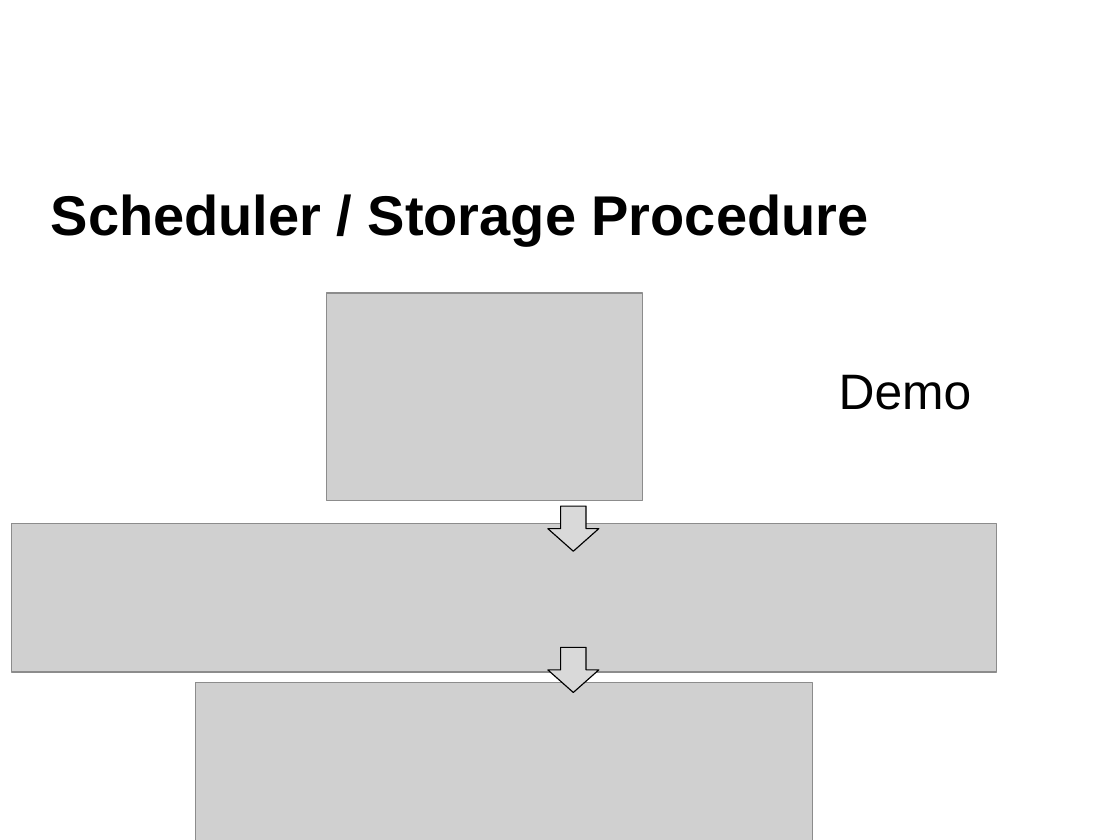
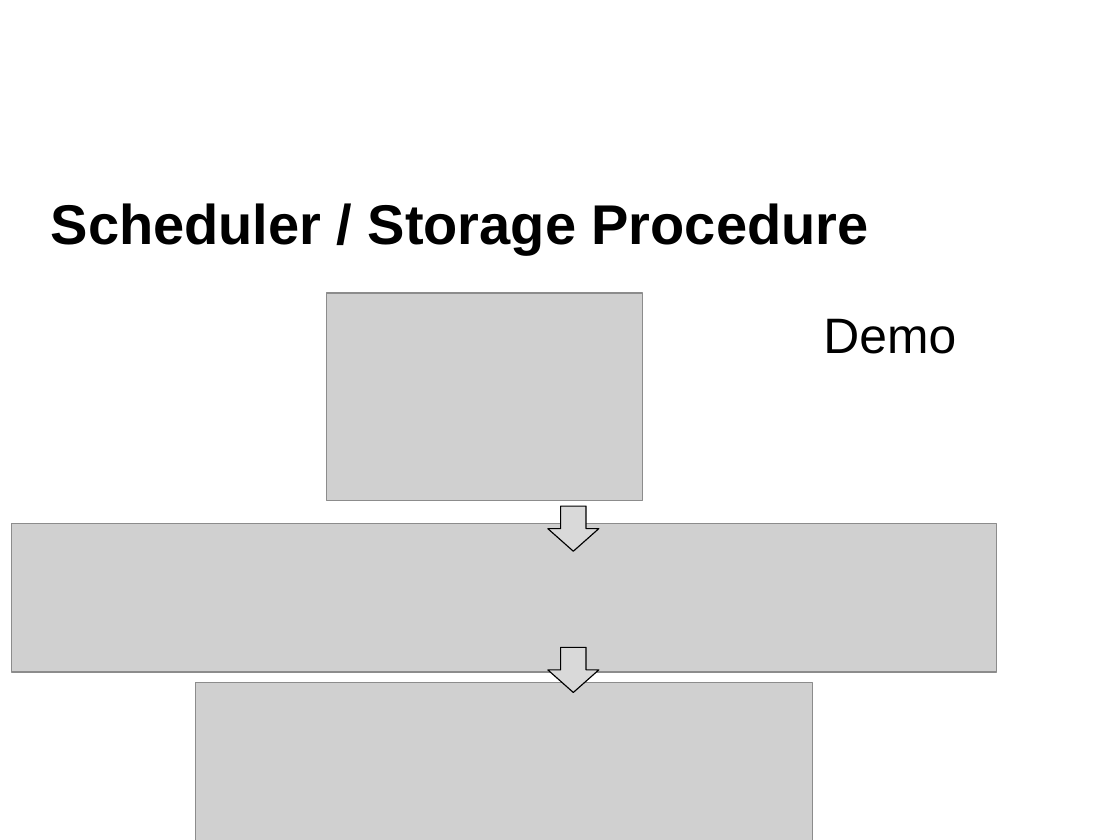
Before and after one commit to ahsansajidkhan/group15project, a slide deck: slide 13 of Canadian Climate Action Tracker_Ahsan_Ajmery_Nafisa_Li_Liu.pptx. Drawn at 1120x840 pixels with LibreOffice and Linux fonts; fonts in the diff are those of the drawing; grey boxes stand for pictures; background and template pictures are left out. Boxes give left, top, right and bottom in pixels: in the first picture for what was removed or moved away, otherwise in the second. Text is boxed around its words. In the diff, an @@ line names an element or a change of style, - is before the commit and + after.

```diff
--- a/Canadian Climate Action Tracker_Ahsan_Ajmery_Nafisa_Li_Liu.pptx
+++ b/Canadian Climate Action Tracker_Ahsan_Ajmery_Nafisa_Li_Liu.pptx
@@ title "Scheduler / Storage Procedure": place and size @@
-title "Scheduler / Storage Procedure" at (51,194,869,244)
+title "Scheduler / Storage Procedure" at (51,203,869,254)
@@ text "Demo": place and size @@
-text "Demo" at (839,374,972,410)
+text "Demo" at (823,318,956,354)
```
Also in this commit, not shown: 5 other slides changed, 1 slide removed.
